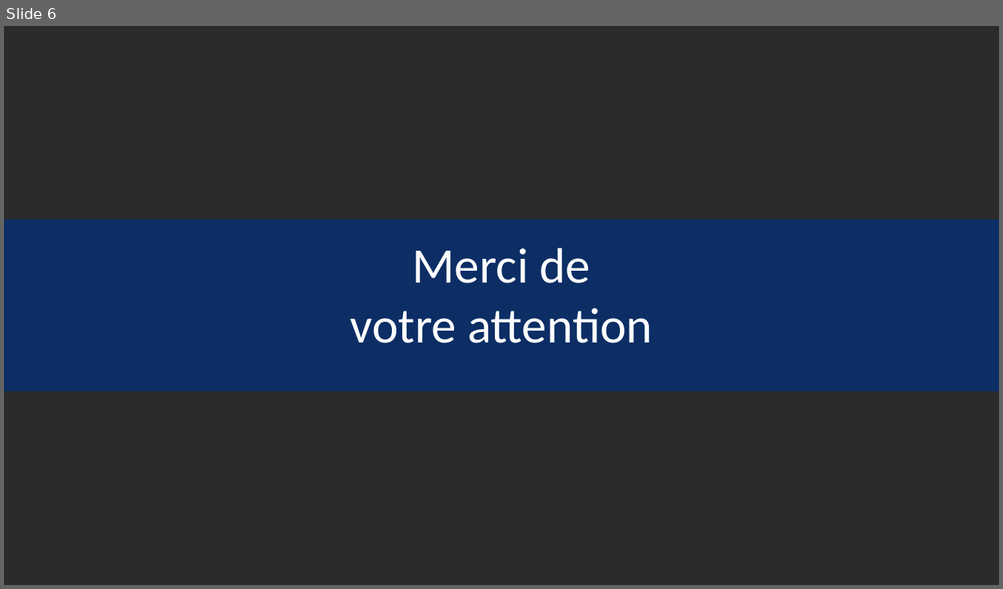
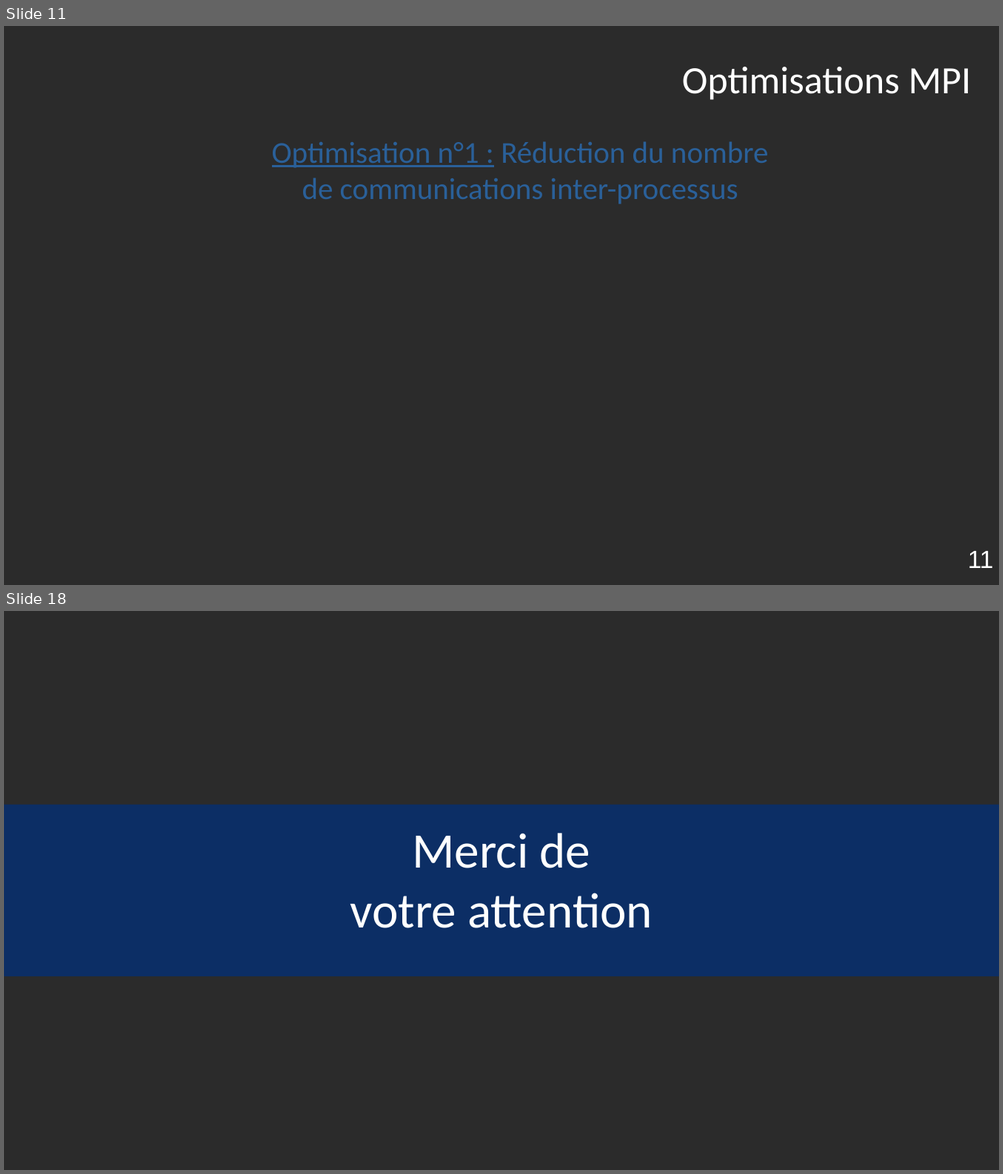
Before and after one commit to Robin-Cazalbou/Stage_M1_Miniapp, a slide deck: Présentation_Orale_stage/Présentation_orale_stage_CAZALBOU_Robin.odp. Shown one above the other, each under a label of ours: slide 6 before the commit, slides 11 and 18 after it; the slides between them are not shown. The pictures are 1003x589 and 1003x1174 pixels, drawn with LibreOffice and Linux fonts; fonts in the diff are those of the drawing; background and template pictures are left out; a plain dark background stands for a picture behind light text. Boxes give left, top, right and bottom in pixels: in the first picture for what was removed or moved away, otherwise in the second. Text is boxed around its words. In the diff, an @@ line names an element or a change of style, - is before the commit and + after.

Commit message:
MàJ diaporama : Scalasca, génie logiciel, comparaison Xyce/miniXyce
Il manque l'explication des deux optimisations MPI ainsi que le refactoring OpenMP.

```diff
--- a/Présentation_Orale_stage/Présentation_orale_stage_CAZALBOU_Robin.odp
+++ b/Présentation_Orale_stage/Présentation_orale_stage_CAZALBOU_Robin.odp
@@ slide 11 added at (x1=4, y1=26, x2=999, y2=585), background picture (left out) @@
@@ title added at (x1=682, y1=67, x2=971, y2=100), 28 pt, text #FFFFFF @@
+Optimisations MPI
@@ text added at (x1=272, y1=141, x2=768, y2=204), 22 pt, text #2A6099 @@
+Optimisation n°1 : Réduction du nombre
+de communications inter-processus
@@ page number added at (x1=967, y1=551, x2=993, y2=568), 18 pt, text #FFFFFF @@
+11
@@ what was slide 6 is now slide 18 @@
```
Also in this commit, not shown: 2 slides changed, 12 other slides added, 1 slide removed.
